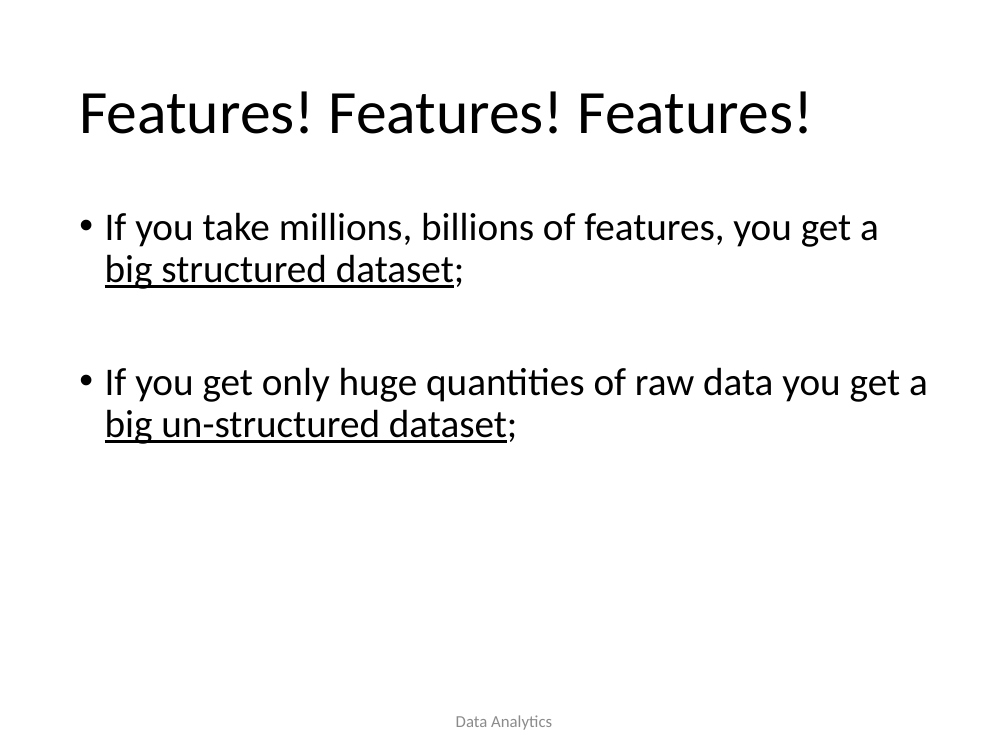
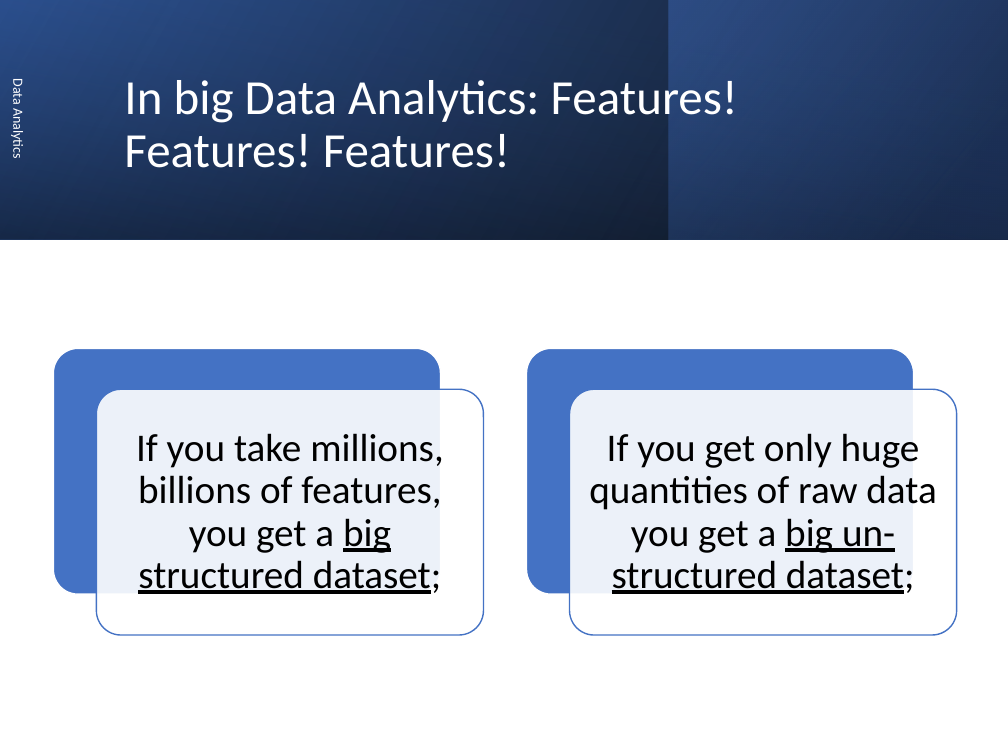
Before and after one commit to maelstromdat/MediTechBigData, a slide deck: slide 52 of 1 - Data Analytics, Intro & Basic Notions.pptx (slide 50 before the commit). Drawn at 1008x756 pixels with LibreOffice and Linux fonts; fonts in the diff are those of the drawing. Boxes give left, top, right and bottom in pixels: in the first picture for what was removed or moved away, otherwise in the second. Text is boxed around its words. In the diff, an @@ line names an element or a change of style, - is before the commit and + after.

```diff
--- a/1 - Data Analytics, Intro & Basic Notions.pptx
+++ b/1 - Data Analytics, Intro & Basic Notions.pptx
@@ rectangle added at box(0, 0, 1008, 239), fill gradient #000000 to #2F5597 @@
@@ rectangle added at box(0, 1, 1007, 239), fill gradient #2F5597 to #000000 @@
@@ rectangle added at box(668, 0, 1007, 239), fill gradient #203864 to #4472C4 @@
@@ text "Data Analytics": place and size @@
-text "Data Analytics" at box(456, 715, 552, 730)
+text "Data Analytics" at box(10, 81, 27, 158)
@@ text "Data Analytics" at box(10, 81, 27, 158): size 12 to 10 pt, text colour #8C8C8C to #FFFFFF; alignment centre to left; more space between paragraphs; rotation 0 to 90 degrees @@
@@ title at box(124, 80, 738, 168): text changed; size 44 to 35 pt; text colour #000000 to #FFFFFF @@
-Features! Features! Features!
+In big Data Analytics: Features! Features! Features!
@@ text removed at box(105, 212, 928, 444) @@
-• If you take millions, billions of features, you get a big structured dataset;
-• If you get only huge quantities of raw data you get a big un-structured dataset;
@@ group added at box(53, 349, 957, 635): 4 rounded rectangles, 2 texts @@
+If you take millions, billions of features, you get a big structured dataset;
+If you get only huge quantities of raw data you get a big un-structured dataset;
```
Also in this commit, not shown: 4 other slides changed, 2 slides added.
